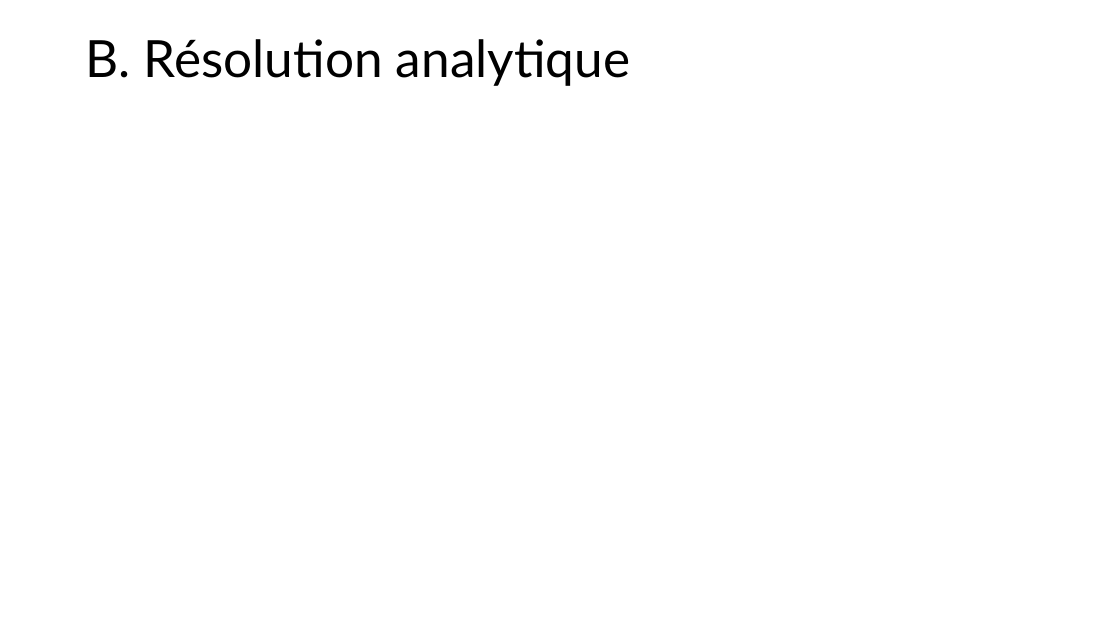
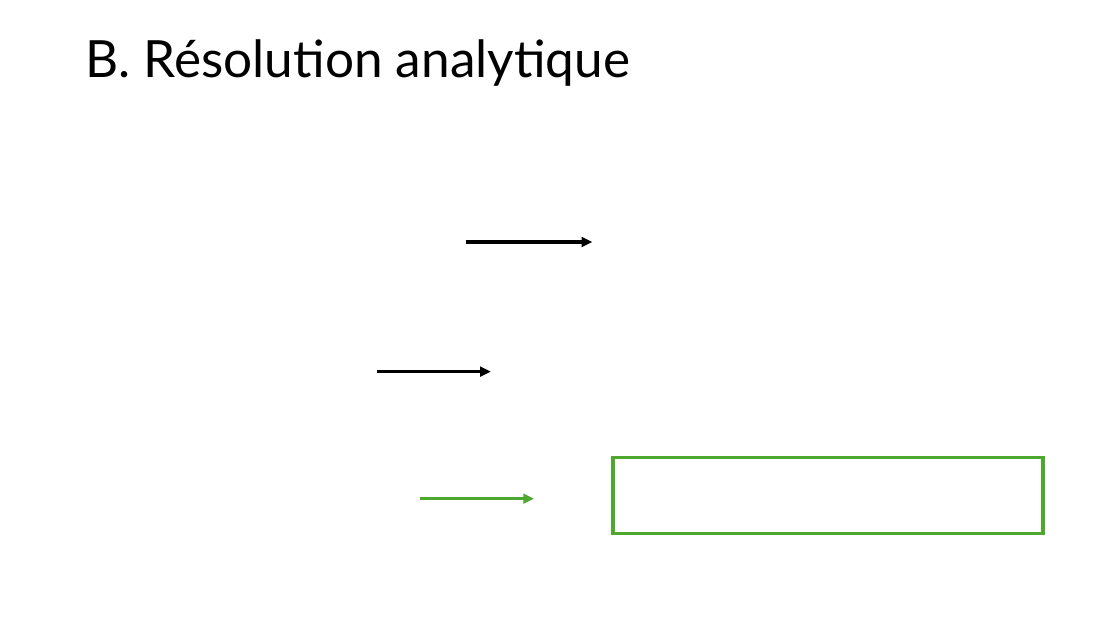
Before and after one commit to antoine-pt/MEC8211, a slide deck: slide 4 of MEC8211-Devoir1.pptx. Drawn at 1120x630 pixels with LibreOffice and Linux fonts; fonts in the diff are those of the drawing; grey boxes stand for pictures. Boxes give left, top, right and bottom in pixels: in the first picture for what was removed or moved away, otherwise in the second. Text is boxed around its words. In the diff, an @@ line names an element or a change of style, - is before the commit and + after.

```diff
--- a/MEC8211-Devoir1.pptx
+++ b/MEC8211-Devoir1.pptx
@@ arrow added from (465, 242) to (592, 242), #000000 3 pt @@
@@ arrow added from (376, 371) to (491, 371), #000000 3 pt @@
@@ rectangle added at (x1=613, y1=458, x2=1044, y2=534), outline #4EA72E 3 pt @@
@@ arrow added from (420, 499) to (534, 499), #4EA72E 3 pt @@
```
Also in this commit, not shown: 2 other slides changed, 2 slides added, 1 slide removed.
